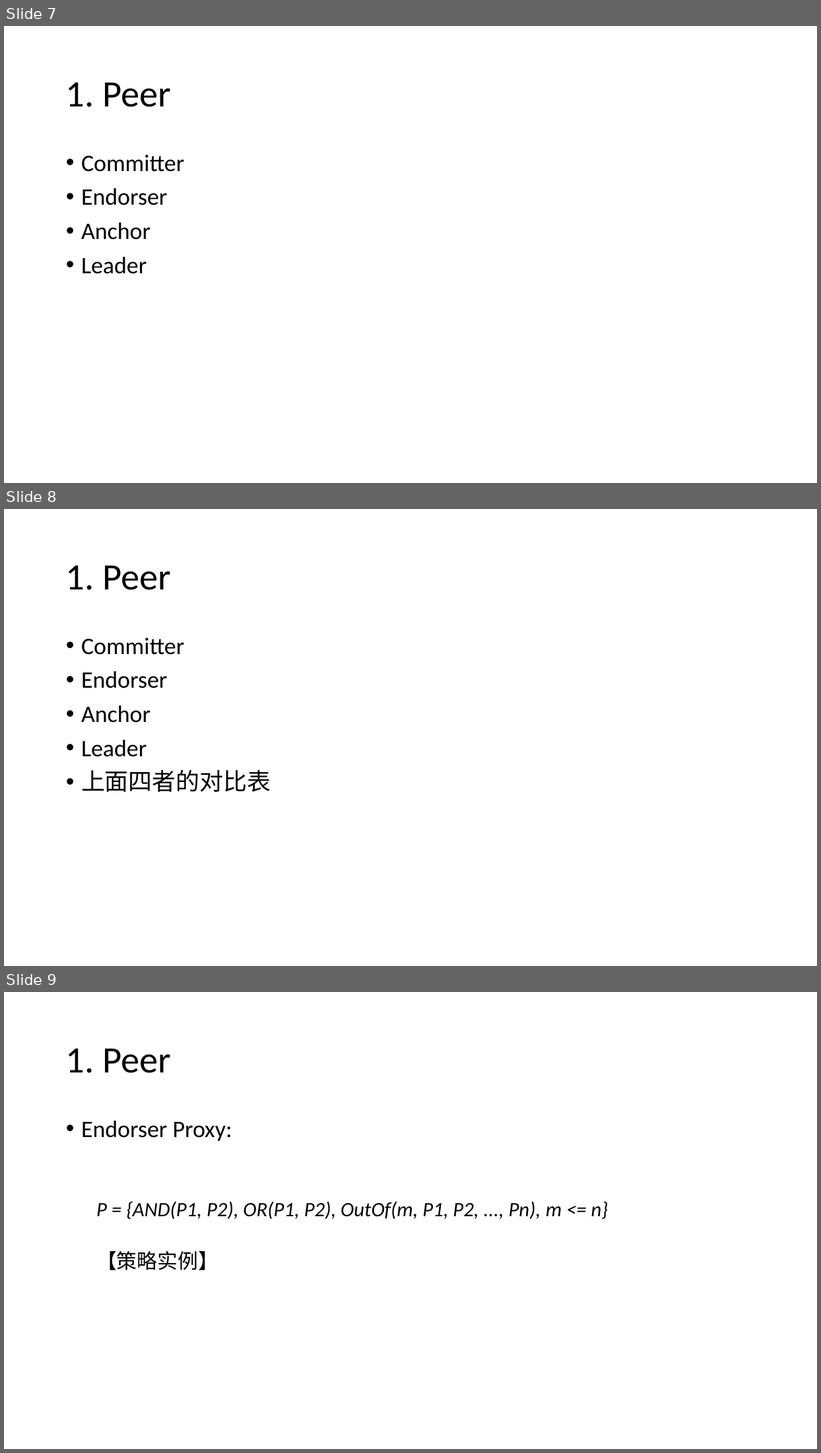
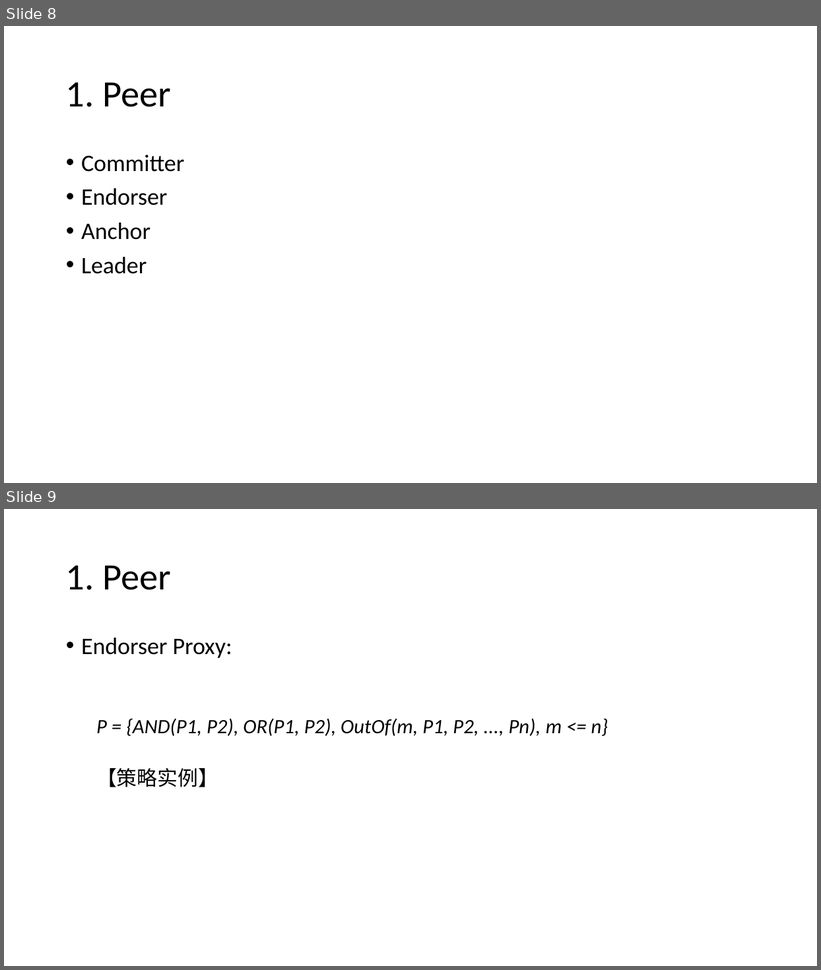
Before and after one commit to freekatz/Blockchain-Notes, a slide deck: fabric notes/【2020.12.26】Fabric Network Runtime Architecture.pptx. Shown one above the other, each under a label of ours: slides 7, 8 and 9 before the commit, slides 8 and 9 after it. The pictures are 821x1453 and 821x970 pixels, drawn with LibreOffice and Linux fonts; fonts in the diff are those of the drawing. Boxes give left, top, right and bottom in pixels: in the first picture for what was removed or moved away, otherwise in the second. Text is boxed around its words. In the diff, an @@ line names an element or a change of style, - is before the commit and + after.

```diff
--- a/fabric notes/【2020.12.26】Fabric Network Runtime Architecture.pptx
+++ b/fabric notes/【2020.12.26】Fabric Network Runtime Architecture.pptx
@@ slide 8 removed at box(4, 509, 817, 966), background #FFFFFF @@
@@ title removed at box(66, 565, 171, 590) @@
-1. Peer
@@ text removed at box(81, 638, 271, 792) @@
-• Committer
-• Endorser
-• Anchor
-• Leader
-• 上面四者的对比表
@@ what was slide 7 is now slide 8 @@
```
Also in this commit, not shown: 1 slide changed, 1 slide added, 22 other files.
